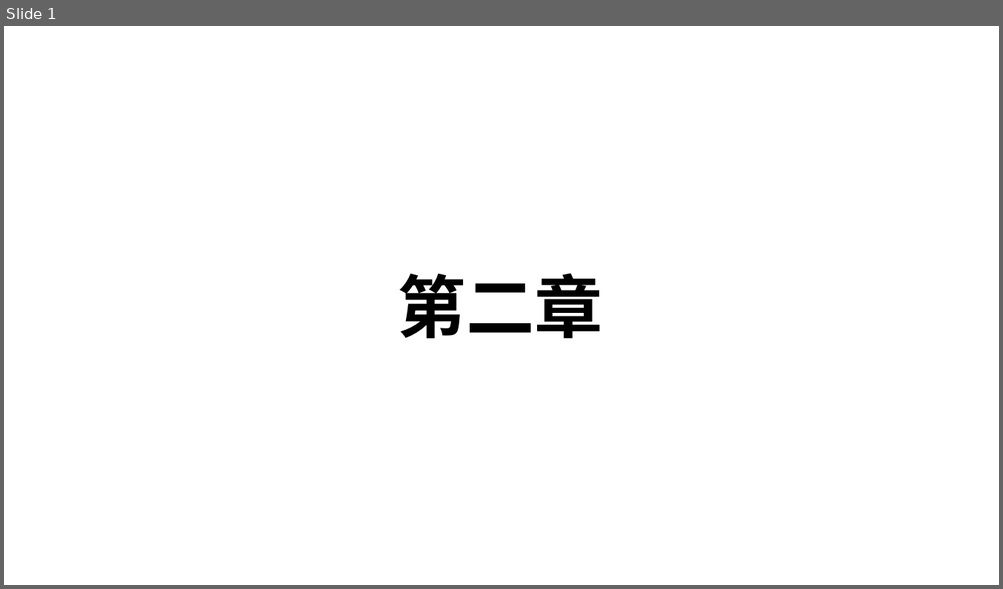
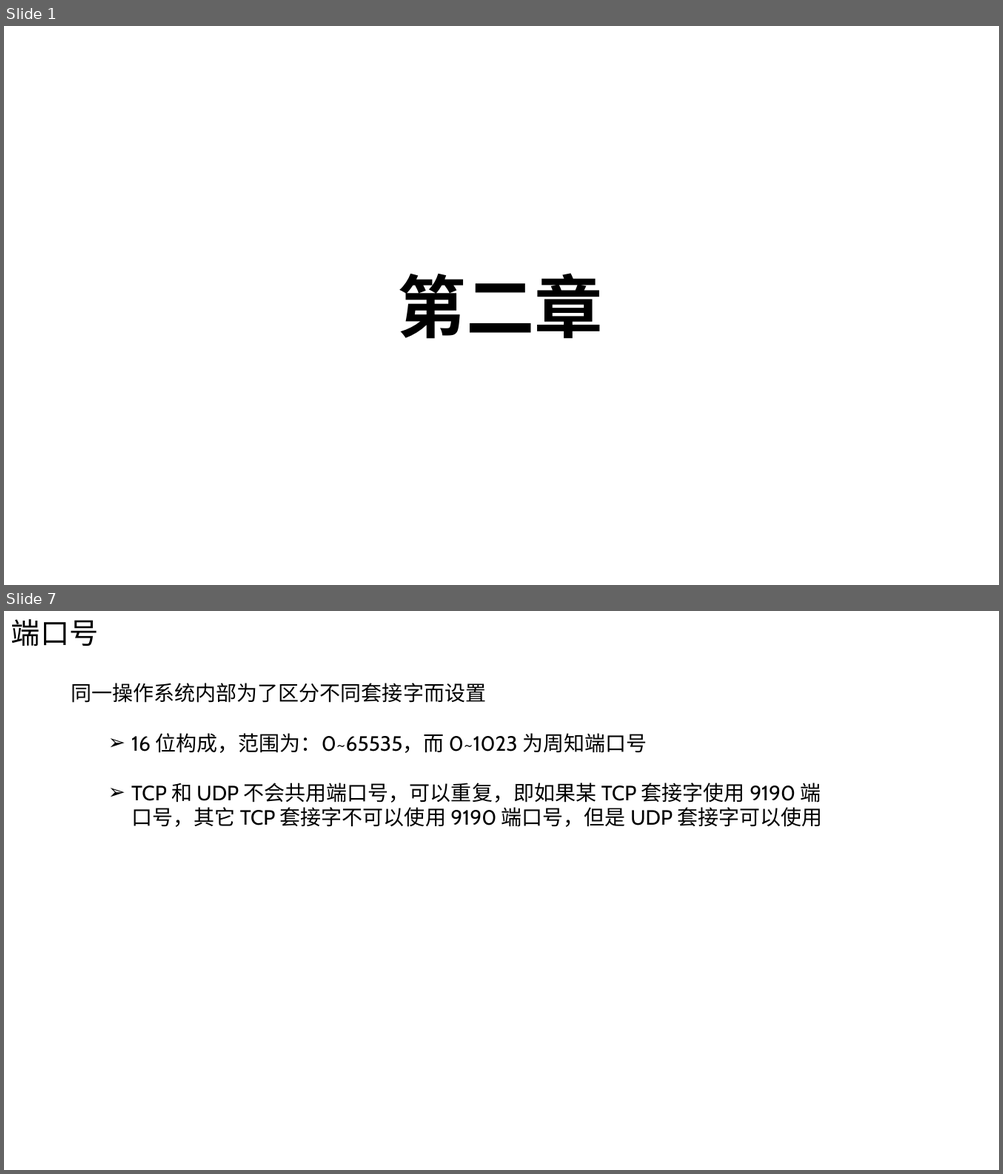
Before and after one commit to Chao200/TCP-IP-Network-Programming, a slide deck: TCP:IP 网络编程.pptx. Shown one above the other, each under a label of ours: slide 1 before the commit, slides 1 and 7 after it; the slides between them are not shown. The pictures are 1003x589 and 1003x1174 pixels, drawn with LibreOffice and Linux fonts; fonts in the diff are those of the drawing. Boxes give left, top, right and bottom in pixels: in the first picture for what was removed or moved away, otherwise in the second. Text is boxed around its words. In the diff, an @@ line names an element or a change of style, - is before the commit and + after.

```diff
--- a/TCP:IP 网络编程.pptx
+++ b/TCP:IP 网络编程.pptx
@@ slide 7 added at (x1=4, y1=611, x2=999, y2=1170), background #FFFFFF @@
@@ text added at (x1=11, y1=619, x2=98, y2=647), 28 pt, text #000000 @@
+端口号
@@ text added at (x1=71, y1=683, x2=822, y2=827), 20 pt, text #000000 @@
+同一操作系统内部为了区分不同套接字而设置
+  ➢ 16 位构成，范围为：0~65535，而 0~1023 为周知端口号
+  ➢ TCP 和 UDP 不会共用端口号，可以重复，即如果某 TCP 套接字使用 9190 端口号，其它 TCP 套接字不可以使用 9190 端口号，但是 UDP 套接字可以使用
```
Also in this commit, not shown: 1 slide changed, 9 other slides added.
